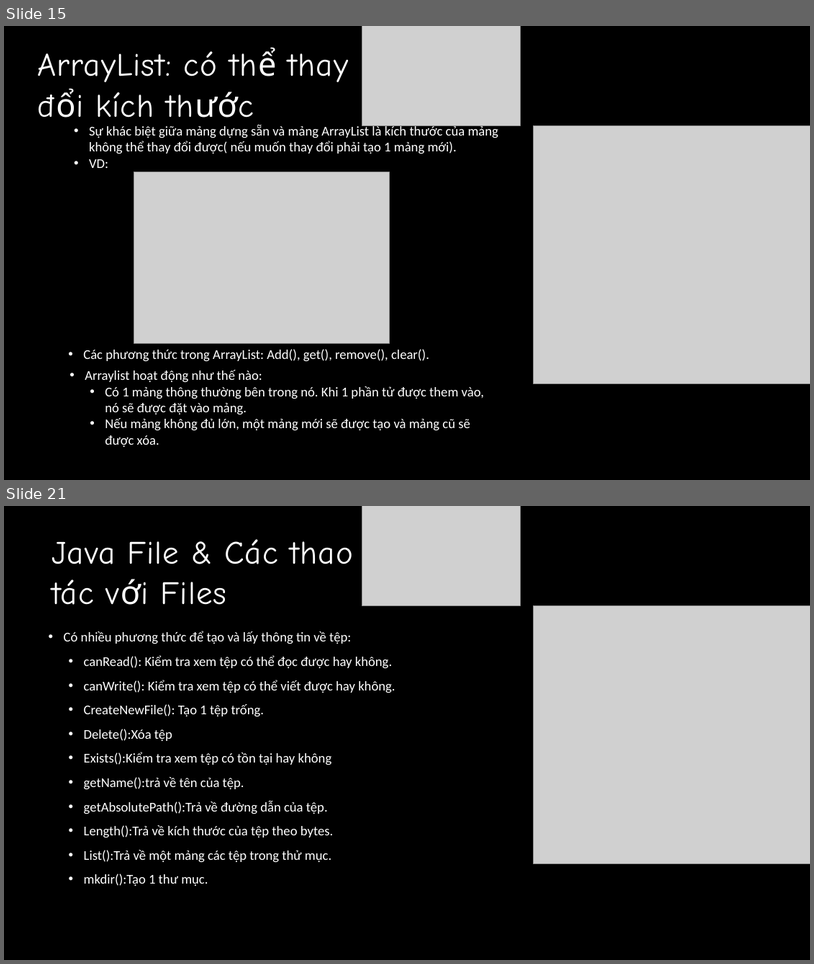
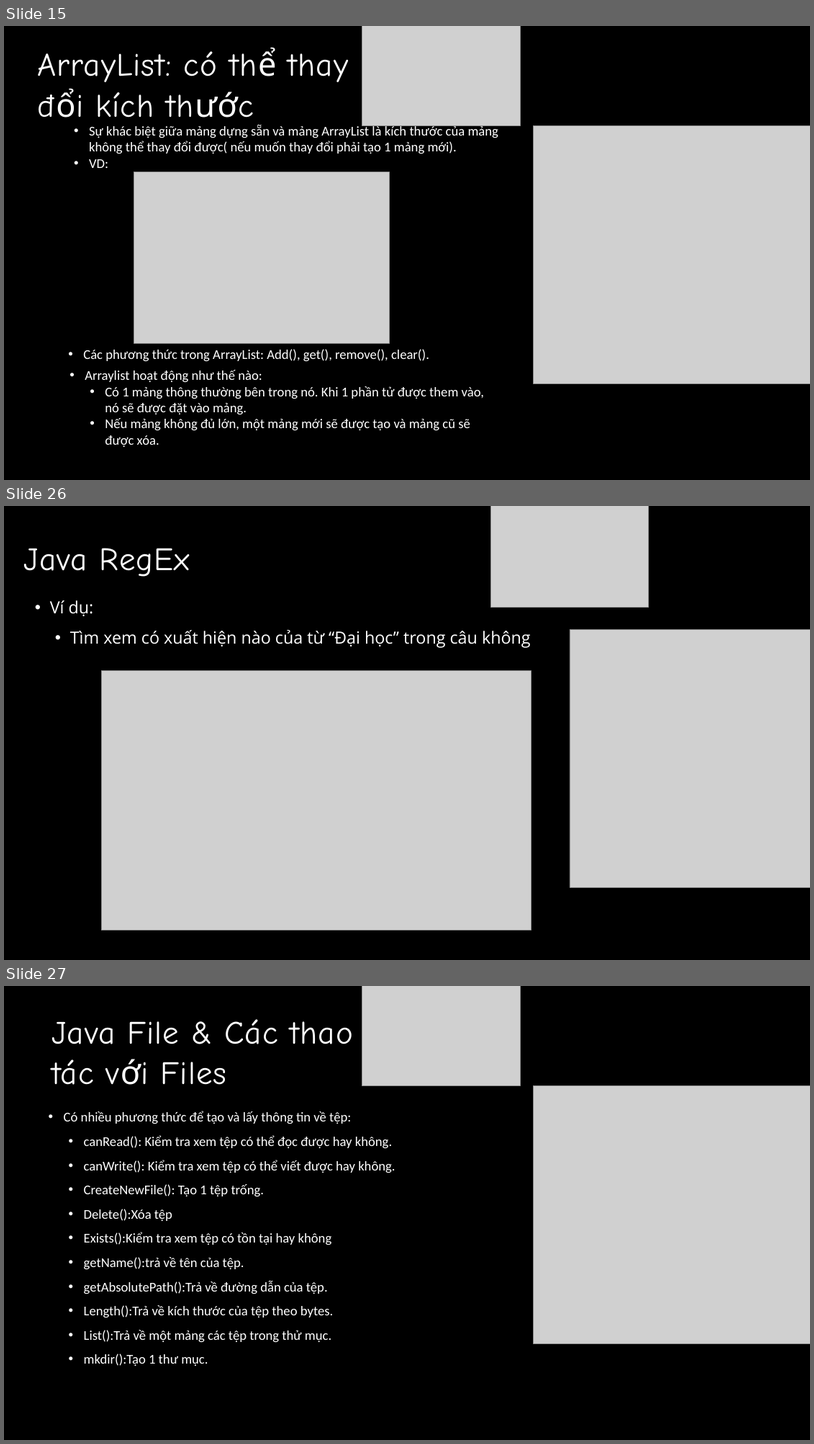
Before and after one commit to QuyetTien1308/intern-nvqtien, a slide deck: baocaotuan1.pptx. Shown one above the other, each under a label of ours: slides 15 and 21 before the commit, slides 15, 26 and 27 after it; the slides between them are not shown. The pictures are 814x964 and 814x1444 pixels, drawn with LibreOffice and Linux fonts; fonts in the diff are those of the drawing; grey boxes stand for pictures. Boxes give left, top, right and bottom in pixels: in the first picture for what was removed or moved away, otherwise in the second. Text is boxed around its words. In the diff, an @@ line names an element or a change of style, - is before the commit and + after.

```diff
--- a/baocaotuan1.pptx
+++ b/baocaotuan1.pptx
@@ slide 26 added at box(4, 506, 810, 960), background #000000 @@
@@ picture added at box(491, 506, 648, 608) @@
@@ text added at box(24, 548, 190, 577), 58 pt, text #FFFFFF @@
+Java RegEx
@@ text added at box(50, 600, 531, 648), 30 pt, text #FFFFFF @@
+• Ví dụ:
+  • Tìm xem có xuất hiện nào của từ “Đại học” trong câu không
@@ picture added at box(570, 629, 810, 887) @@
@@ picture added at box(102, 670, 531, 930) @@
@@ what was slide 21 is now slide 27 @@
```
Also in this commit, not shown: 6 slides changed, 9 other slides added.
